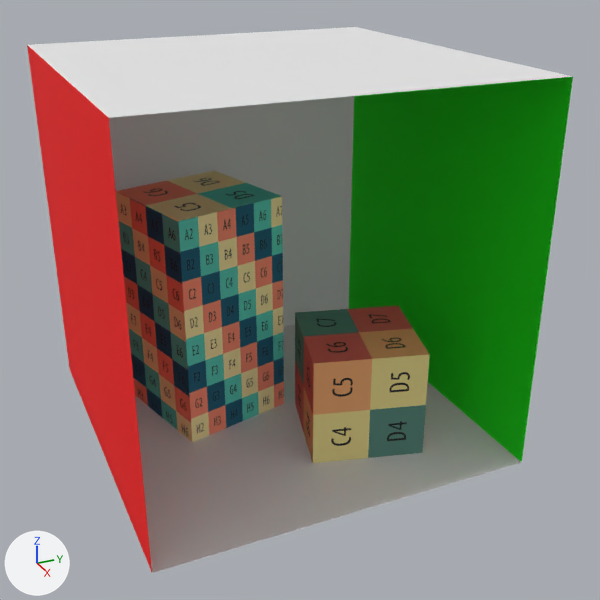
The glTF model DustRayTracer/src/models/cornell_box.glb, before and after one commit.
Before and after are seen from a camera (50 mm lens) standing at (4.82, -1.96, 3.26) and looking at (0.2, 0.11, 0.96). The lights are fixed; the arrows at lower left show +X, +Y and +Z.

Script lines for the objects in view, before the commit:
```python
mat_box_mat = principled_material('box_mat')
mat_box_mat.texture = img_1k_warm_yellow_g
mat_box_mat.roughness = 0.8
mat_tall_box_mat = principled_material('tall_box_mat')
mat_tall_box_mat.texture = img_1k_rygb
mat_tall_box_mat.roughness = 0.8
me_cube_001 = bpy.data.meshes.new('Cube.001')
me_cube_001.from_pydata(...)  # 8 vertices, 12 faces; spans x -0.034..0.885, y -0.014..0.905, z 0.0..0.75
me_cube_001.materials.append(mat_box_mat)  # picture img_1k_warm_yellow_g
me_cube_002 = bpy.data.meshes.new('Cube.002')
me_cube_002.from_pydata(...)  # 8 vertices, 12 faces; spans x -0.85..0.13, y -0.87..0.11, z 0.0..1.6
me_cube_002.materials.append(mat_tall_box_mat)  # picture img_1k_rygb
me_cube_004 = bpy.data.meshes.new('Cube.004')
me_cube_004.from_pydata([(-1.25, 1.25, 0.0), (-1.25, 1.25, 2.5), (1.25, 1.25, 0.0), (1.25, 1.25, 2.5)], [], [(0, 1, 3), (0, 3, 2)])
me_cube_004.materials.append(mat_green_mat)  # green #00ff00
ob_box = bpy.data.objects.new('box', me_cube_001)
ob_box.location = (0.0, 0.0, 0.0)
ob_right_wall = bpy.data.objects.new('right_wall', me_cube_004)
ob_right_wall.location = (0.0, 0.0, 0.0)
ob_tall_box = bpy.data.objects.new('tall_box', me_cube_002)
ob_tall_box.location = (0.0, 0.0, 0.0)
# also in view: 'body_wall' at (0.0, 0.0, 1.25); 'left_wall' at (0.0, -1.25, 1.25)
```
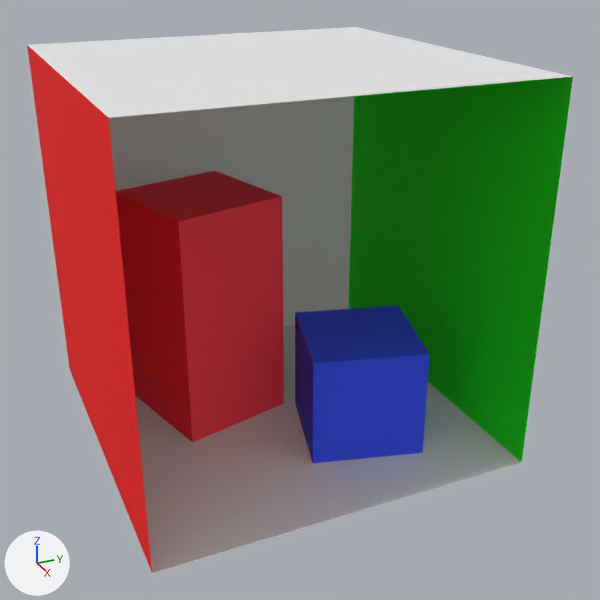
Location of each change, (x1, y1, x2, y2) in pixels of the pictures (600 x 600 px):
'tall_box', surface changed: (116, 171, 284, 442) in both
'box', surface changed: (295, 305, 430, 463) in both

The change, as a list of edits to the scene's bpy script:
```text
Change mat_box_mat:
    remove mat_box_mat.texture = img_1k_warm_yellow_g
    add mat_box_mat.base_color = (0.036, 0.0822, 1.0)  # blue #3551ff
Change mat_tall_box_mat:
    remove mat_tall_box_mat.texture = img_1k_rygb
    add mat_tall_box_mat.base_color = (1.0, 0.0336, 0.0599)  # red #ff3345
```
